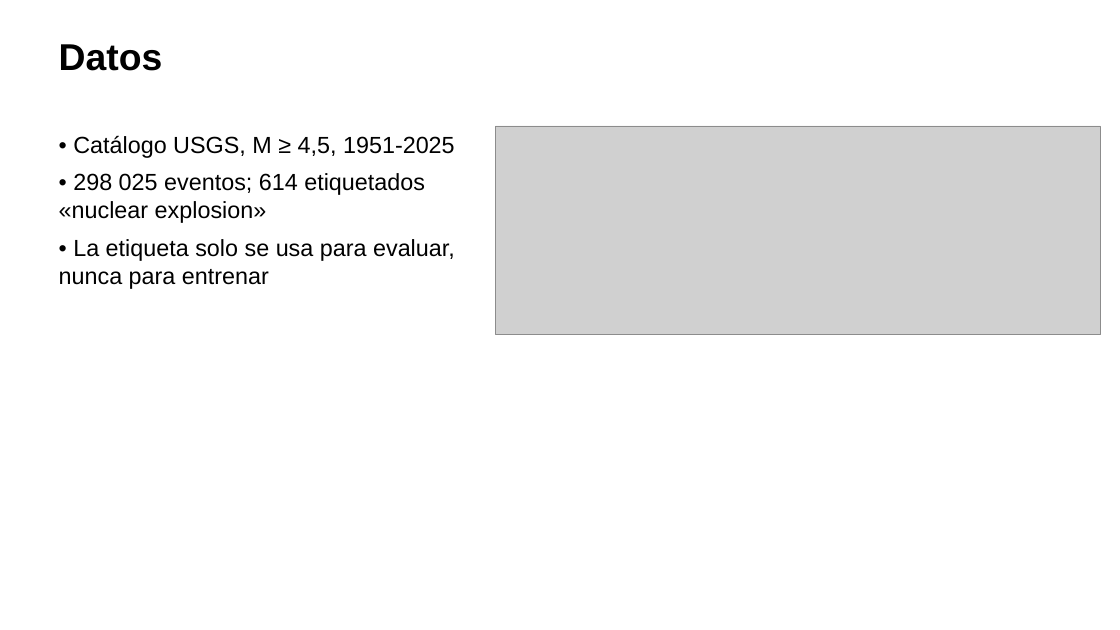
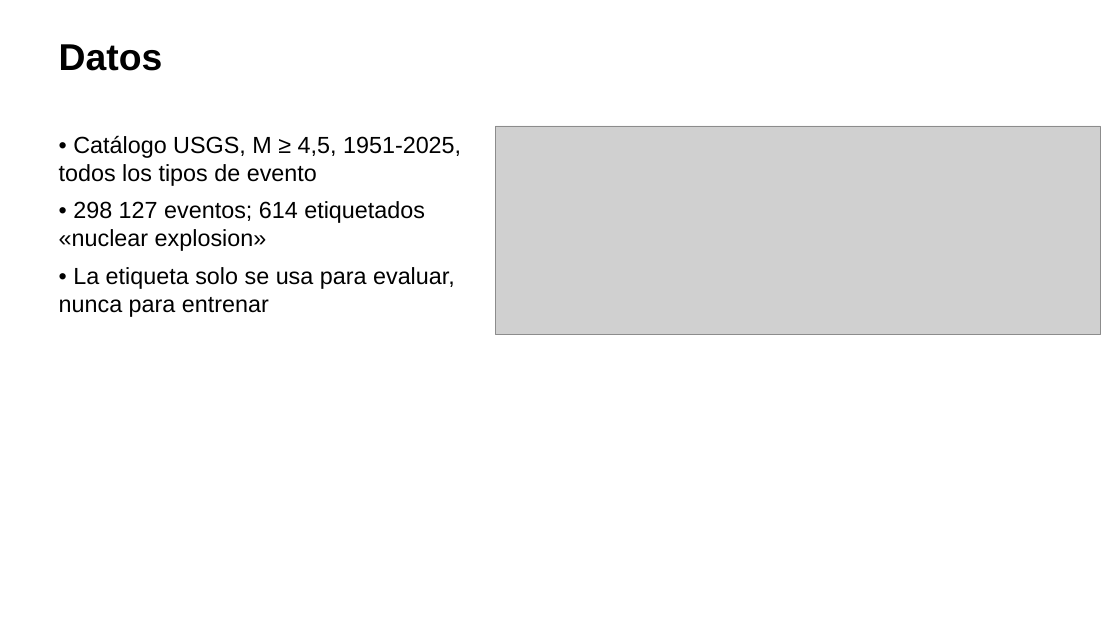
Before and after one commit to ArnauMontull/CPIA-Expo, a slide deck: slide 5 of presentacion/expo_cpia.pptx. Drawn at 1120x630 pixels with LibreOffice and Linux fonts; fonts in the diff are those of the drawing; grey boxes stand for pictures. Boxes give left, top, right and bottom in pixels: in the first picture for what was removed or moved away, otherwise in the second. Text is boxed around its words. In the diff, an @@ line names an element or a change of style, - is before the commit and + after.

```diff
--- a/presentacion/expo_cpia.pptx
+++ b/presentacion/expo_cpia.pptx
@@ text at bbox=[59, 135, 461, 251]: text changed @@
-• Catálogo USGS, M ≥ 4,5, 1951-2025
-• 298 025 eventos; 614 etiquetados «nuclear explosion»
+• Catálogo USGS, M ≥ 4,5, 1951-2025, todos los tipos de evento
+• 298 127 eventos; 614 etiquetados «nuclear explosion»
```
Also in this commit, not shown: 3 other slides changed.
